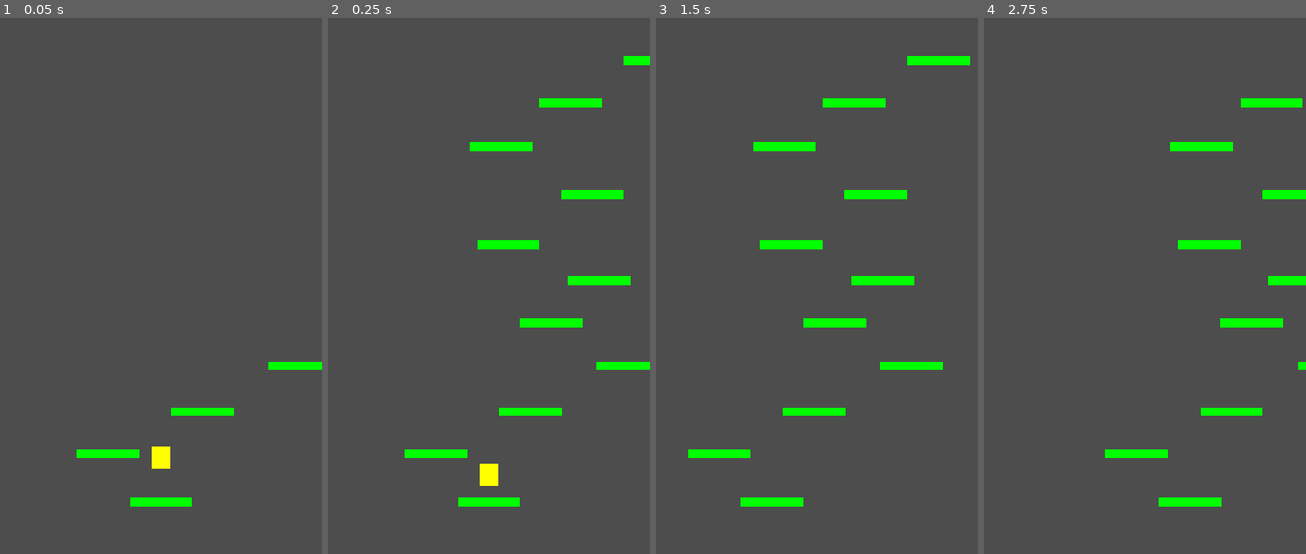
Above: before the commit, frames 1-4 (left to right).
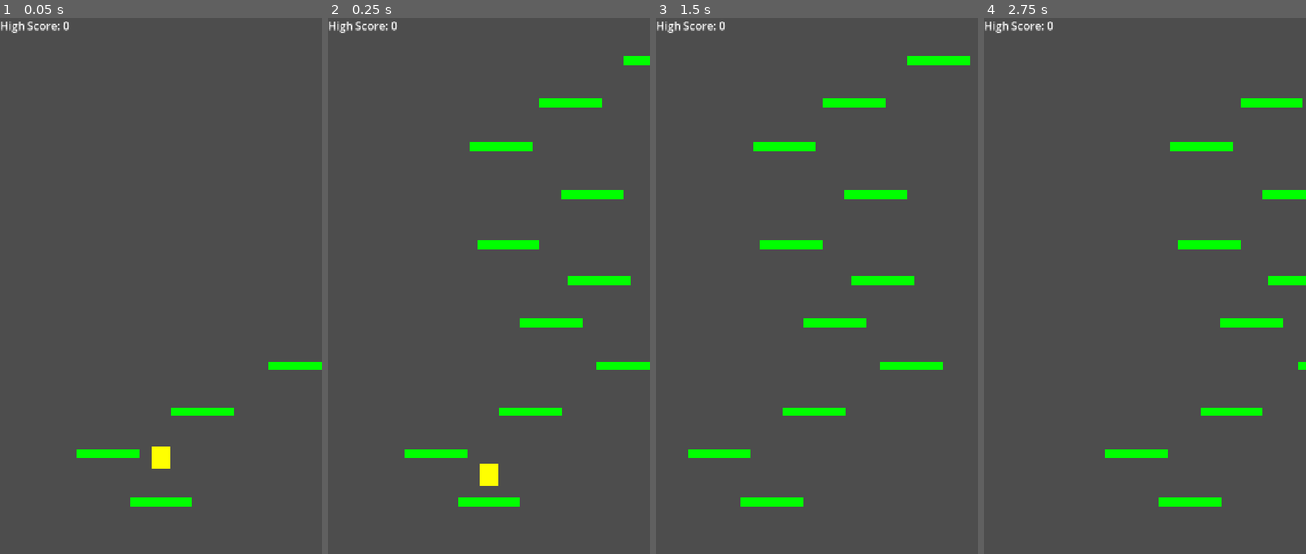
Above: after the commit, the same moments.

Repository: mezegis-hub/Vertical-Jumper
Game: Godot game, scene res://Scene/main.tscn
Same seed, same stepped clock (60 frames per second), same inputs: the game is played once before the commit and once after it.
Inputs:
- Up to frame 1 (0.05 s): no input
- Up to frame 2 (0.25 s): no input
- Up to frame 3 (1.5 s): tap Enter (ui_accept) at 0.5, 0.77 s; hold Right (ui_right) from 0.53 s (still down)
- Up to frame 4 (2.75 s): tap Enter (ui_accept) at 1.52 s; release Right (ui_right) at 2.03 s; hold Left (ui_left) from 2.03 s (still down)

The runs differ from the first frame. In frame 1, 0.2% of the frame differs, in the area x 0-22%, y 0-3%; in frame 2, 0.2%; in frame 3, 0.2%; in frame 4, 0.2%.

Commit message:
high score
added canvas overlay
added high score text
linked high score to highest point reached

Diff:
--- a/Scene/main.tscn
+++ b/Scene/main.tscn
@@ -3,6 +3,7 @@
 [ext_resource type="PackedScene" uid="uid://cpsthuq6xyyfr" path="res://Scene/player.tscn" id="1_f6udf"]
 [ext_resource type="PackedScene" uid="uid://dwws58wib3xru" path="res://Scene/platform.tscn" id="2_sblpm"]
 [ext_resource type="Script" uid="uid://ck5ek7r3u31fx" path="res://Scripts/platform_generator.gd" id="3_r34rm"]
+[ext_resource type="Script" uid="uid://bqdoqdkprn4xl" path="res://Scripts/label.gd" id="4_2wwxx"]
 
 [node name="Main" type="Node2D" unique_id=1778091553]
 
@@ -13,3 +14,13 @@
 script = ExtResource("3_r34rm")
 platform_scene = ExtResource("2_sblpm")
 player = NodePath("../Player")
+
+[node name="Canvas" type="CanvasLayer" parent="." unique_id=361811508]
+
+[node name="High Score" type="Label" parent="Canvas" unique_id=160255452 node_paths=PackedStringArray("player_node")]
+offset_right = 40.0
+offset_bottom = 23.0
+theme_override_colors/font_color = Color(1, 1, 1, 1)
+theme_override_font_sizes/font_size = 25
+script = ExtResource("4_2wwxx")
+player_node = NodePath("../../Player")
--- /dev/null
+++ b/Scripts/label.gd
@@ -0,0 +1,14 @@
+extends Label
+
+@export var player_node: CharacterBody2D
+
+# Current high score value
+var high_score: int = 0
+
+
+func _process(_delta: float) -> void:
+	# 2. Check if the player node exists to prevent crash errors
+	if player_node:
+		# 3. Read the variable directly from player.gd and update the text every frame
+		var high_score = int(player_node.highest_y * -1) - 100
+		text = "High Score: " + str(high_score)
Not shown, added: Scripts/label.gd.uid
